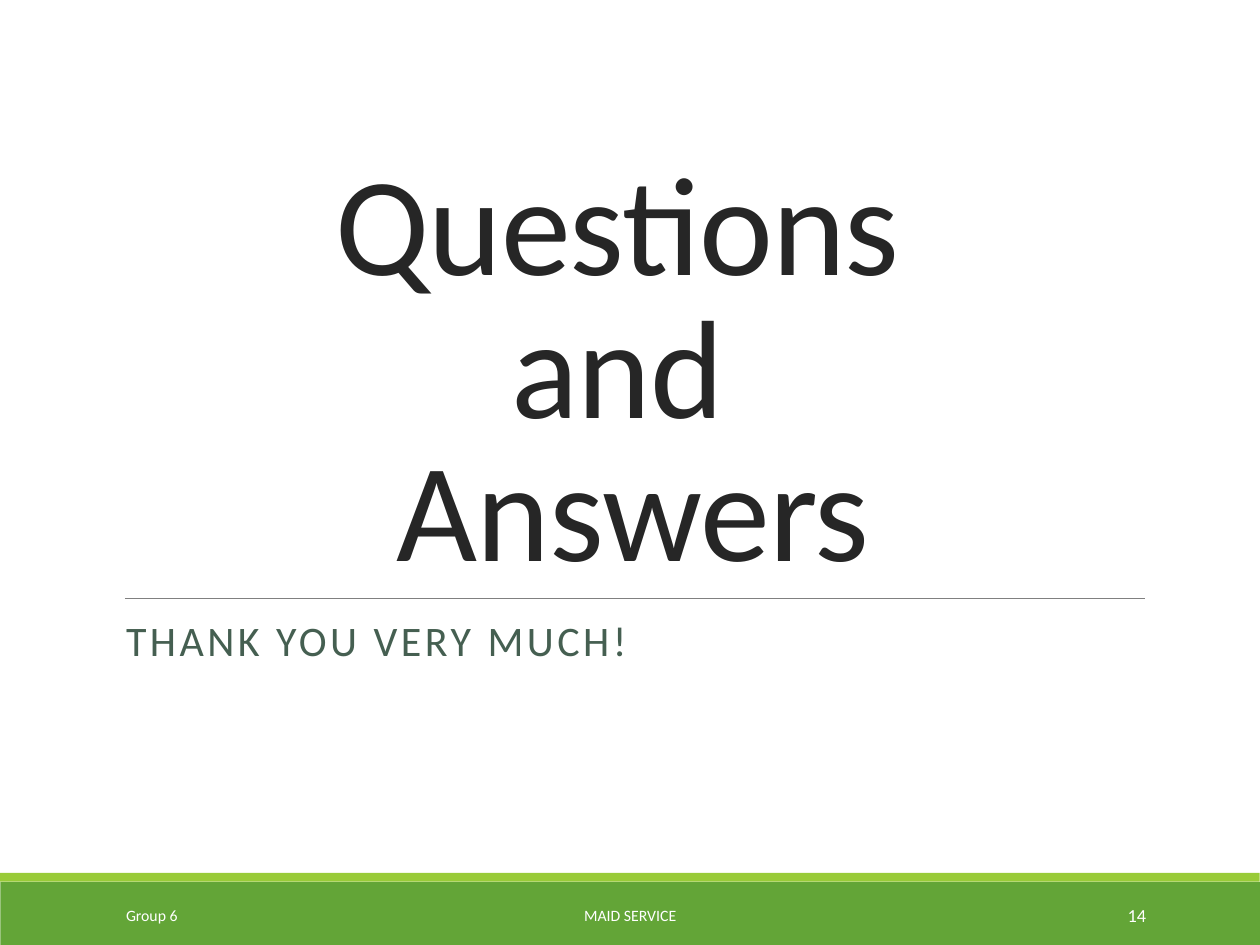
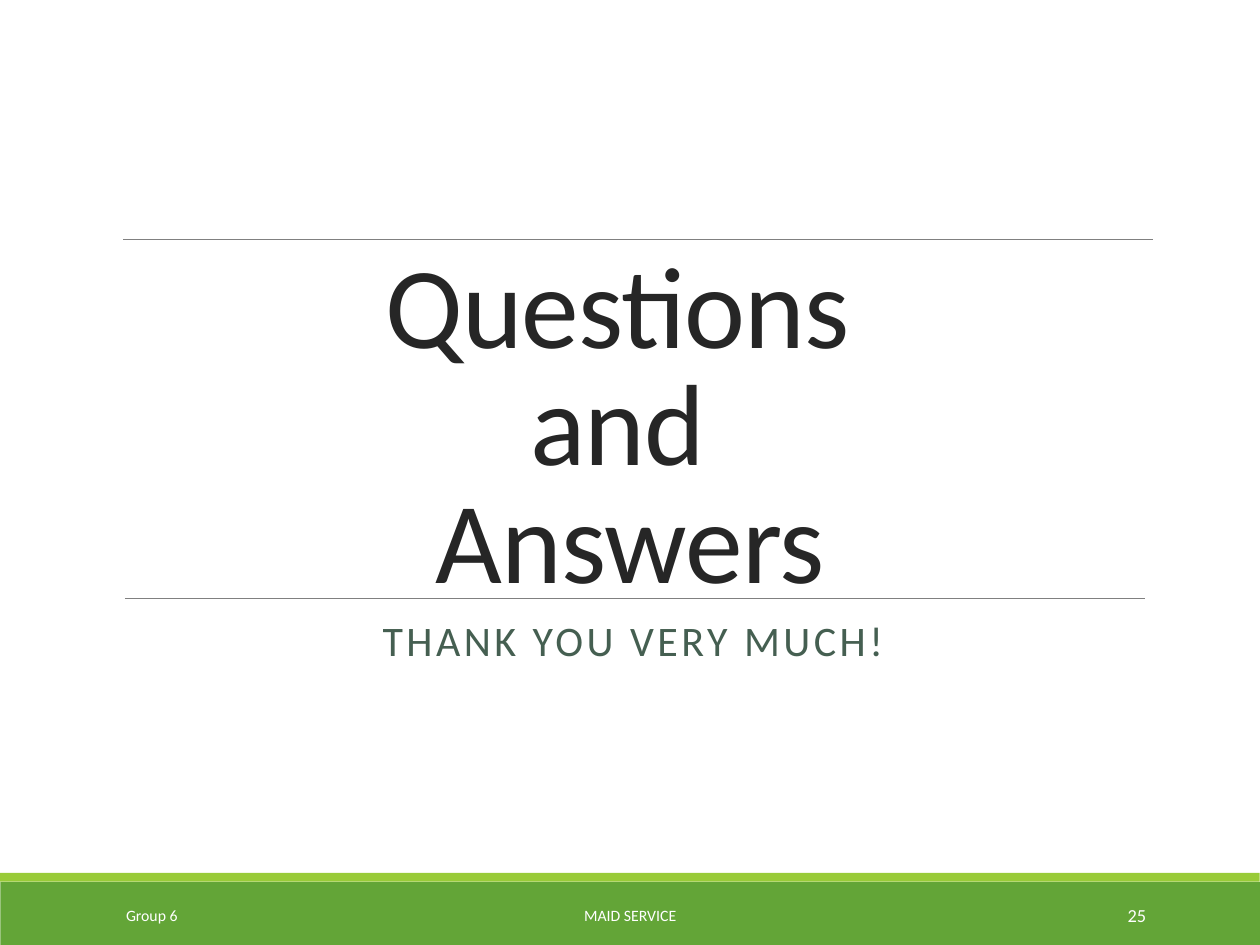
Before and after one commit to TuanBT/ms-website, a slide deck: slide 25 of 06.Personal Archives/04.CongNT/MS_Slide.pptx (slide 14 before the commit). Drawn at 1260x945 pixels with LibreOffice and Linux fonts; fonts in the diff are those of the drawing; background and template pictures are left out. Boxes give left, top, right and bottom in pixels: in the first picture for what was removed or moved away, otherwise in the second. Text is boxed around its words. In the diff, an @@ line names an element or a change of style, - is before the commit and + after.

```diff
--- a/06.Personal Archives/04.CongNT/MS_Slide.pptx
+++ b/06.Personal Archives/04.CongNT/MS_Slide.pptx
@@ line added from (123, 239) to (1153, 239), #808080 0.5 pt @@
@@ title "Questions and Answers": place and size @@
-title "Questions and Answers" at [335,178,899,562]
+title "Questions and Answers" at [385,268,849,599]
@@ title "Questions and Answers" at [385,268,849,599]: size 80 to 66 pt @@
@@ text "THANK YOU VERY MUCH!" at [383,627,883,657]: alignment left to centre @@
@@ page number at [1128,910,1147,922]: text changed @@
-14
+25
```
Also in this commit, not shown: 9 other slides changed, 13 slides added, 2 slides removed.
